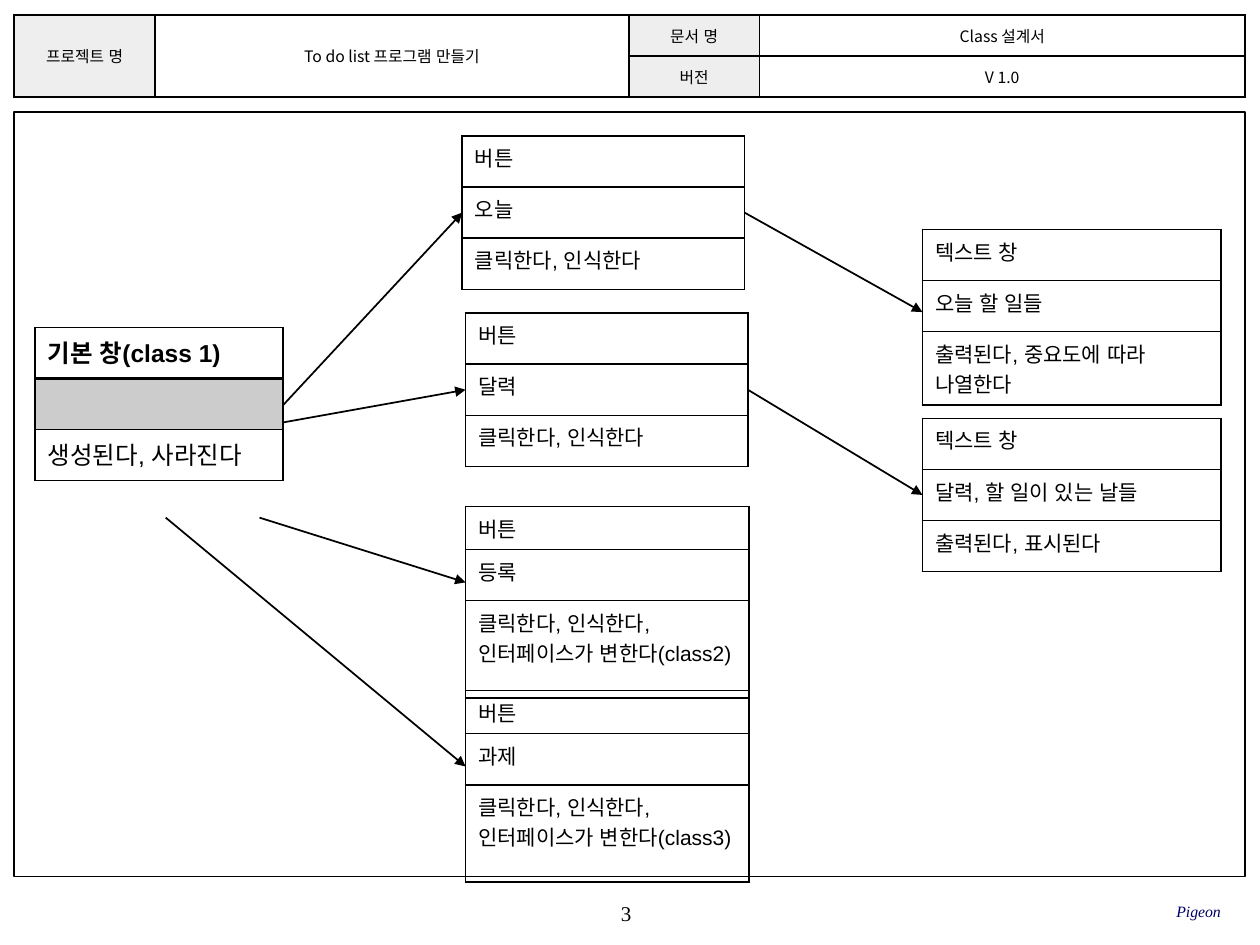
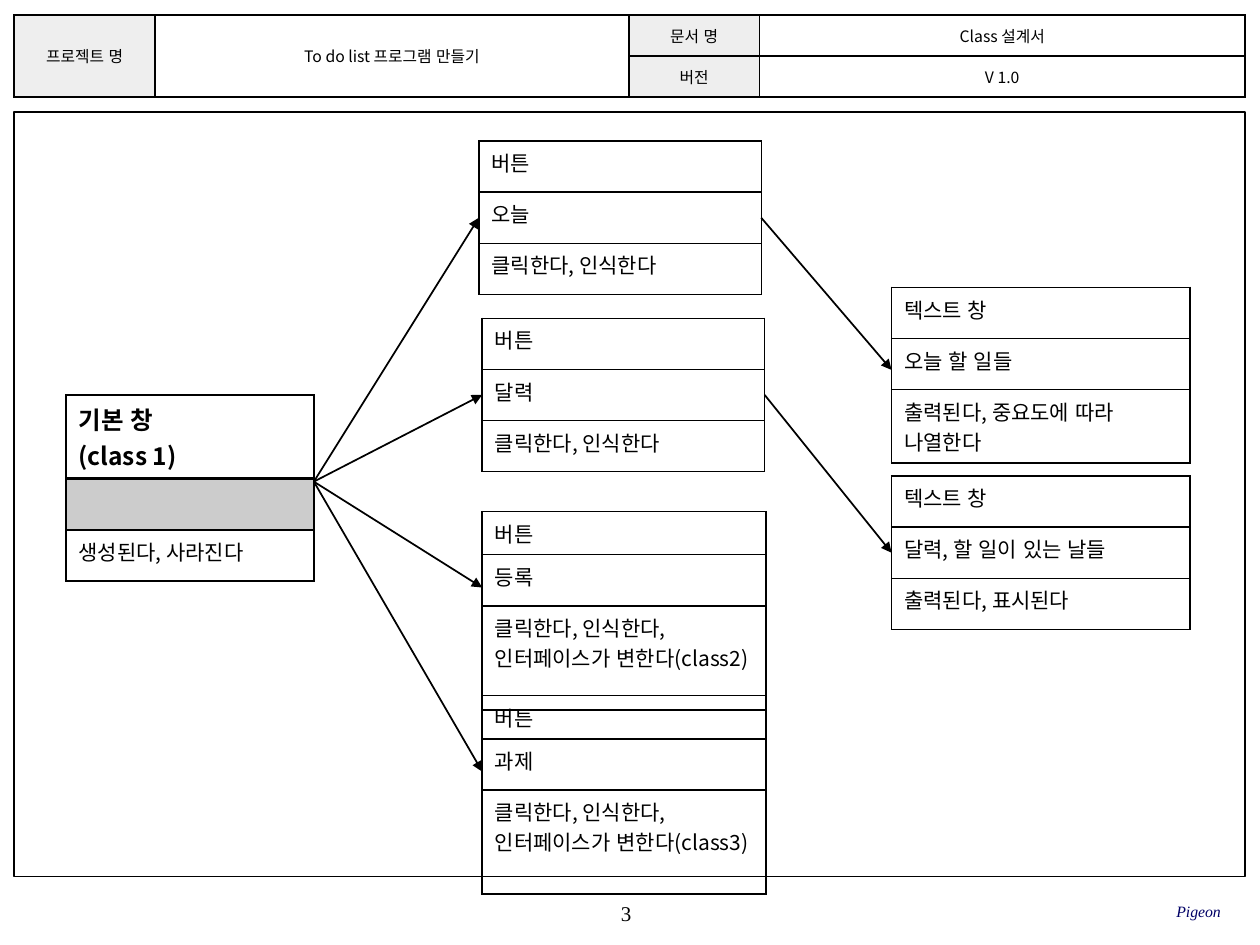
Before and after one commit to SE-admin/9, a slide deck: slide 3 of doc/3_ 설계서/Class Design_9_pigeon.pptx. Drawn at 1260x945 pixels with LibreOffice and Linux fonts; fonts in the diff are those of the drawing; background and template pictures are left out. Boxes give left, top, right and bottom in pixels: in the first picture for what was removed or moved away, otherwise in the second. Text is boxed around its words. In the diff, an @@ line names an element or a change of style, - is before the commit and + after.

Commit message:
# 서류 # Class Design_9_pigeon.pptx # 4p # 요구사항 변경으로 인한 설계서 변경 # 전반적인 형태 수정

```diff
--- a/doc/3_ 설계서/Class Design_9_pigeon.pptx
+++ b/doc/3_ 설계서/Class Design_9_pigeon.pptx
@@ table at box(479, 141, 761, 295) @@
@@ font Arial to Noto Sans CJK KR @@
@@ table: place and size @@
-table at box(462, 136, 745, 290)
+table at box(479, 141, 761, 295)
@@ arrow moved from (284, 406) - (462, 213) to (314, 481) - (479, 218) @@
@@ arrow moved from (745, 213) - (922, 312) to (761, 218) - (892, 370) @@
@@ table at box(892, 287, 1191, 456) @@
@@ font Arial to Noto Sans CJK KR @@
@@ table: place and size @@
-table at box(922, 229, 1221, 398)
+table at box(892, 287, 1191, 456)
@@ table at box(483, 319, 765, 472) @@
@@ font Arial to Noto Sans CJK KR @@
@@ table at box(66, 394, 314, 568) @@
-row 1, column 1: 기본 창(class 1)
+row 1, column 1: 기본 창 / (class 1)
@@ size 14 to 12 pt, font Arial to Noto Sans CJK KR in "생성된다, 사라진다" @@
@@ table: place and size @@
-table at box(35, 328, 284, 518)
+table at box(66, 394, 314, 568)
@@ arrow moved from (284, 422) - (465, 389) to (314, 481) - (483, 394) @@
@@ arrow moved from (748, 389) - (922, 495) to (765, 394) - (892, 553) @@
@@ table: place and size @@
-table at box(922, 418, 1221, 572)
+table at box(892, 476, 1191, 630)
@@ table at box(892, 476, 1191, 630) @@
@@ font Arial to Noto Sans CJK KR @@
@@ arrow moved from (260, 518) - (465, 582) to (314, 481) - (483, 587) @@
@@ arrow moved from (166, 518) - (465, 766) to (314, 481) - (483, 771) @@
@@ 3 tables: place and size @@
-3 tables at box(465, 314, 748, 854)
+3 tables at box(483, 319, 766, 858)
@@ table at box(483, 512, 766, 674) @@
@@ font Arial to Noto Sans CJK KR @@
@@ table at box(483, 696, 766, 858) @@
@@ font Arial to Noto Sans CJK KR @@
```
Also in this commit, not shown: 2 other slides changed, 2 slides added, 2 slides removed.
